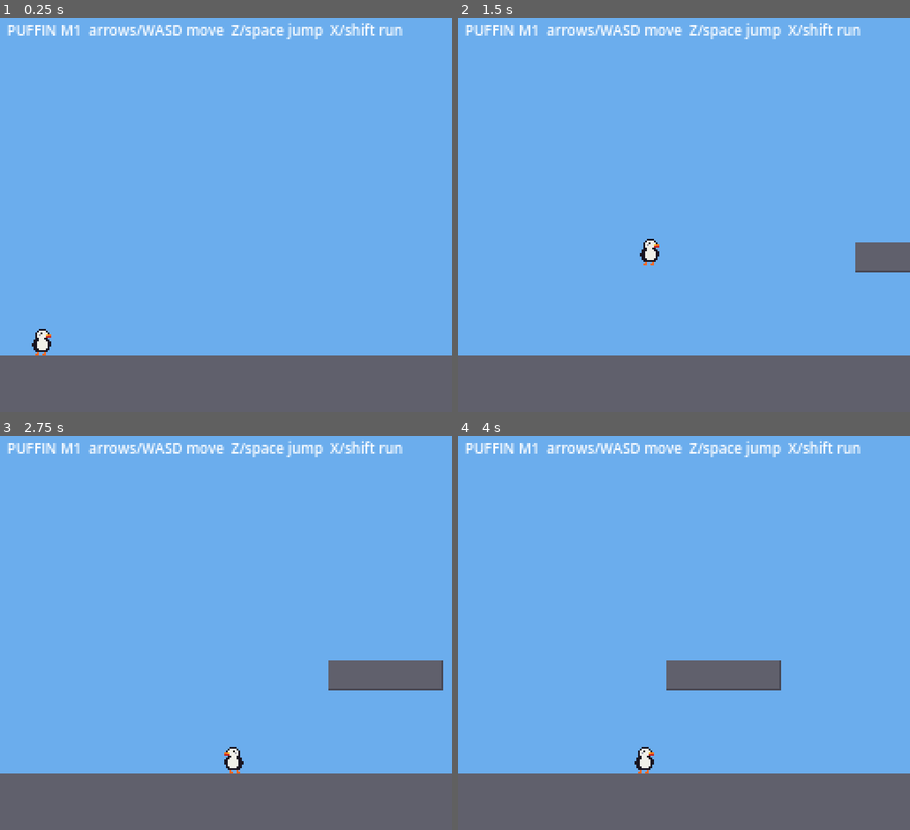
Above: before the commit, frames 1-4 (two rows, left to right).
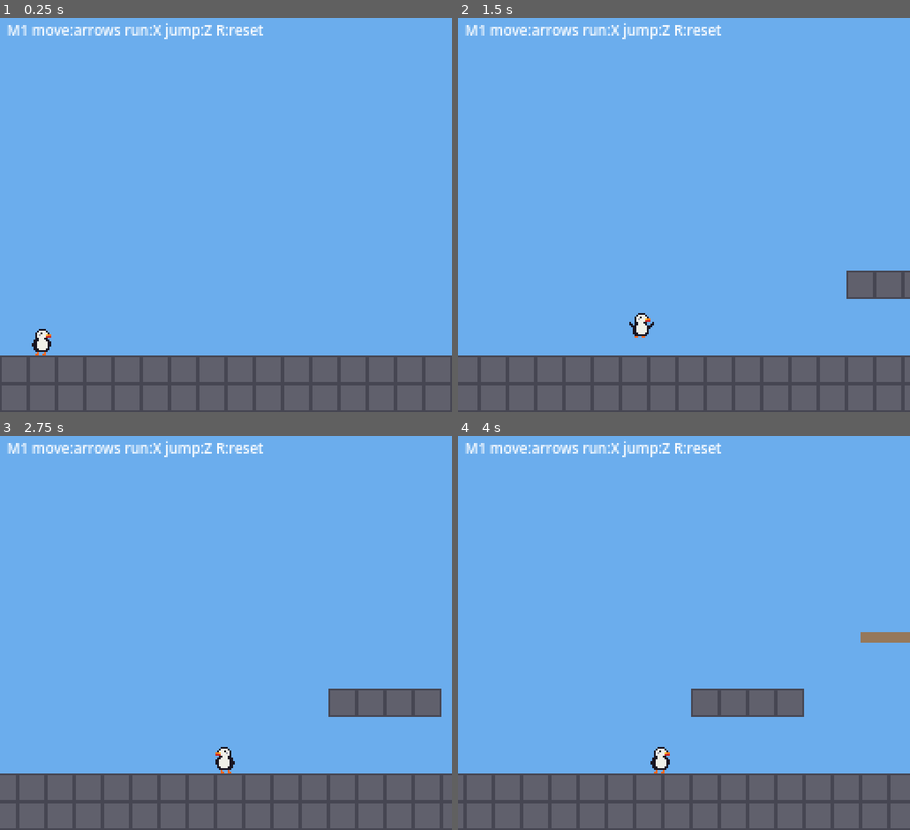
Above: after the commit, the same moments.

Repository: mikenev/puffin-platformer
Game: Godot game, scene res://scenes/main.tscn
Same seed, same stepped clock (60 frames per second), same inputs: the game is played once before the commit and once after it.
Inputs:
- Up to frame 1 (0.25 s): no input
- Up to frame 2 (1.5 s): tap Enter at 0.5 s; hold Shift (run) 0.53-1.28 s; hold Right (move_right) from 0.53 s (still down); tap Space (jump) at 0.77, 0.8, 1.07, 1.35 s
- Up to frame 3 (2.75 s): tap Space (jump) at 1.52, 1.82, 2.3 s; tap Shift (run) at 1.55 s; release Right (move_right) at 2.03 s; hold Left (move_left) from 2.03 s (still down); hold Shift (run) from 2.03 s (still down)
- Up to frame 4 (4 s): release Left (move_left) at 2.78 s; release Shift (run) at 2.78 s; hold Right (move_right) from 2.78 s (still down); tap Z at 2.85 s; tap Space (jump) at 3.02, 3.32 s; tap Shift (run) at 3.05 s; hold Space (jump) from 3.53 s (still down); tap X at 3.6 s

The runs differ from the first frame. In frame 1, 4.8% of the frame differs, in the area x 0-100%, y 1-100%; in frame 2, 7.0%; in frame 3, 8.6%; in frame 4, 9.0%.

Commit message:
M1: address QA findings (grid, buffered jump cut, map widths, reachability, respawn/reset, cleanup, skid visual)

Diff:
--- a/scripts/follow_camera.gd
+++ b/scripts/follow_camera.gd
@@ -3,14 +3,15 @@
 ## Smooth follow with horizontal look-ahead in the facing/moving direction, clamped to level limits.
 
 @export var target: Node2D
-@export var look_ahead := 40.0
+@export var look_ahead := 48.0   ## px of lead at full run speed
 @export var look_ahead_speed := 3.0
 @export var vertical_offset := -16.0
 var _ahead := 0.0
+const SMOOTHING_SPEED := 7.0
 
 func _ready() -> void:
 	position_smoothing_enabled = true
-	position_smoothing_speed = 7.0
+	position_smoothing_speed = SMOOTHING_SPEED
 	limit_smoothed = true
 
 func _physics_process(delta: float) -> void:
@@ -19,7 +20,7 @@
 	var want := 0.0
 	if target is Puffin:
 		var p := target as Puffin
-		want = look_ahead * p.facing * clampf(absf(p.velocity.x) / p.walk_speed, 0.0, 1.0)
+		want = look_ahead * p.facing * clampf(absf(p.velocity.x) / p.run_speed, 0.0, 1.0)
 	_ahead = lerpf(_ahead, want, clampf(look_ahead_speed * delta, 0.0, 1.0))
 	global_position = target.global_position + Vector2(_ahead, vertical_offset)
 
--- a/scripts/input_setup.gd
+++ b/scripts/input_setup.gd
@@ -8,6 +8,7 @@
 	"run": [KEY_SHIFT, KEY_X],
 	"restart": [KEY_R],
 }
+const DEADZONE := 0.25
 const PAD := {
 	"move_left": [JOY_BUTTON_DPAD_LEFT],
 	"move_right": [JOY_BUTTON_DPAD_RIGHT],
@@ -19,7 +20,7 @@
 func _ready() -> void:
 	for action in KEYS:
 		if not InputMap.has_action(action):
-			InputMap.add_action(action, 0.25)
+			InputMap.add_action(action, DEADZONE)
 		for k in KEYS[action]:
 			var ev := InputEventKey.new()
 			ev.physical_keycode = k
--- a/scripts/level.gd
+++ b/scripts/level.gd
@@ -4,28 +4,41 @@
 
 const TILE := 16
 const MAP := [
-	"................................................................................................................................................",
-	"................................................................................................................................................",
-	"................................................................................................................................................",
-	"................................................................................................................................................",
-	"......................................................................####.....................................................................",
-	"...............................................................................................................................................#",
-	"..........................===.........................####.............................#......................................................#",
-	"...................................................................................##..........................................................#",
-	"................####...........................######..........................###......................................................####...#",
-	".........................................####..............................####...........................................................#####..#",
-	"............................................................................................................................................######.#",
-	".P..........................######.....................................................................................................#######..#",
-	"#########################.....##########....##########.....######################.....##############################################################",
-	"#########################.....##########....##########.....######################.....##############################################################",
+	".....................................................................................................................................................#",
+	".....................................................................................................................................................#",
+	".....................................................................................................................................................#",
+	".....................................................................................................................................................#",
+	".....................................................................................................................................................#",
+	".........................................................................####........................................................................#",
+	".......................................................####.............................#............................................................#",
+	"......................===...........................................................##...............................................................#",
+	"................................................######.........................###.........................................................###########",
+	"................####.....................####...............................####..........................................................############",
+	".........................................................................................................................................#############",
+	".P...........................######.....................................................................................................##############",
+	"#########################.....##########....##########.....#######################.....###############################################################",
+	"#########################.....##########....##########.....#######################.....###############################################################",
 ]
 
 const COLORS := {"#": Color8(96, 96, 108), "=": Color8(150, 120, 90)}
+const GRID_COLOR := Color8(70, 70, 82)
+const ONE_WAY_THICKNESS := 6.0          ## visual and collision height of '=' platforms
+const DEFAULT_SPAWN_TILE := Vector2i(2, 10)
+const CAMERA_HEADROOM_TILES := 6        ## camera may scroll this many tiles above row 0
+const FALL_DEATH_MARGIN := 32.0         ## px below the level before the puffin respawns
+const HUD_TEXT := "M1 move:arrows run:X jump:Z R:reset"
+
 var level_size := Vector2.ZERO
+var _player: Puffin
 
 func _ready() -> void:
-	level_size = Vector2(MAP[0].length() * TILE, MAP.size() * TILE)
-	var spawn := Vector2(TILE * 2, TILE * 10)
+	var width := 0
+	for row: String in MAP:
+		width = maxi(width, row.length())
+	for i in MAP.size():
+		assert(MAP[i].length() == width, "MAP row %d is %d wide, expected %d" % [i, MAP[i].length(), width])
+	level_size = Vector2(width * TILE, MAP.size() * TILE)
+	var spawn := Vector2(DEFAULT_SPAWN_TILE * TILE)
 	for y in MAP.size():
 		var row: String = MAP[y]
 		var x := 0
@@ -40,19 +53,20 @@
 				_add_block(Rect2(start * TILE, y * TILE, (x - start) * TILE, TILE), c)
 				continue
 			x += 1
-	var player := Puffin.new()
-	player.name = "Puffin"
-	player.position = spawn
-	add_child(player)
+	_player = Puffin.new()
+	_player.name = "Puffin"
+	_player.position = spawn
+	add_child(_player)
 	var cam := FollowCamera.new()
-	cam.target = player
+	cam.target = _player
 	cam.limit_left = 0
-	cam.limit_top = -TILE * 6
+	cam.limit_top = -TILE * CAMERA_HEADROOM_TILES
 	cam.limit_right = int(level_size.x)
 	cam.limit_bottom = int(level_size.y)
 	add_child(cam)
 	cam.make_current()
-	player.died.connect(cam.snap_to_target)
+	_player.died.connect(cam.snap_to_target)
+	_player.reset.connect(cam.snap_to_target)
 	cam.snap_to_target()
 	_add_hud()
 
@@ -61,25 +75,36 @@
 	body.position = r.position + r.size / 2.0
 	var cs := CollisionShape2D.new()
 	var shape := RectangleShape2D.new()
-	shape.size = r.size if kind == "#" else Vector2(r.size.x, 4)
+	var vis_size := r.size if kind == "#" else Vector2(r.size.x, ONE_WAY_THICKNESS)
+	shape.size = vis_size
 	cs.shape = shape
 	if kind == "=":
 		cs.one_way_collision = true
-		cs.position.y = -r.size.y / 2.0 + 2
+		cs.position.y = -r.size.y / 2.0 + ONE_WAY_THICKNESS / 2.0
 	body.add_child(cs)
 	var vis := ColorRect.new()
 	vis.color = COLORS[kind]
-	vis.size = r.size if kind == "#" else Vector2(r.size.x, 6)
+	vis.size = vis_size
 	vis.position = -r.size / 2.0
 	body.add_child(vis)
+	if kind == "#":
+		# Tile grid drawn above the block fill so each tile stays readable.
+		var grid := TileGrid.new()
+		grid.size = r.size
+		grid.position = -r.size / 2.0
+		grid.color = GRID_COLOR
+		grid.tile = TILE
+		body.add_child(grid)
 	add_child(body)
 
-func _draw() -> void:
-	# Tile grid lines on solid ground for readability.
-	for y in MAP.size():
-		for x in MAP[y].length():
-			if MAP[y][x] == "#":
-				draw_rect(Rect2(x * TILE, y * TILE, TILE, TILE), Color8(70, 70, 82), false, 1.0)
+class TileGrid extends Node2D:
+	var size := Vector2.ZERO
+	var color := Color.BLACK
+	var tile := 16
+	func _draw() -> void:
+		for x in int(size.x / tile):
+			for y in int(size.y / tile):
+				draw_rect(Rect2(x * tile + 0.5, y * tile + 0.5, tile - 1, tile - 1), color, false, 1.0)
 
 func _add_hud() -> void:
 	var layer := CanvasLayer.new()
@@ -87,11 +112,12 @@
 	label.name = "Hud"
 	label.position = Vector2(4, 2)
 	label.add_theme_font_size_override("font_size", 8)
-	label.text = "PUFFIN M1  arrows/WASD move  Z/space jump  X/shift run"
+	label.text = HUD_TEXT
 	layer.add_child(label)
 	add_child(layer)
 
 func _physics_process(_delta: float) -> void:
-	var p: Puffin = $Puffin
-	if p.global_position.y > level_size.y + 32 or Input.is_action_just_pressed("restart"):
-		p.respawn()
+	if Input.is_action_just_pressed("restart"):
+		_player.respawn(false)
+	elif _player.global_position.y > level_size.y + FALL_DEATH_MARGIN:
+		_player.respawn(true)
--- a/scripts/player.gd
+++ b/scripts/player.gd
@@ -3,7 +3,8 @@
 ## Puffin player controller: SMB-style momentum, variable jump, coyote time, jump buffer.
 ## Units: pixels and seconds. All tuning values are exported.
 
-signal died
+signal died   ## fell out of the level
+signal reset  ## player pressed restart
 
 @export_group("Run")
 @export var walk_speed := 90.0
@@ -23,7 +24,8 @@
 @export var coyote_time := 0.09
 @export var jump_buffer_time := 0.11
 
-## Future power-ups (colored fish) hook in here. Abilities may override movement per state.
+## Hook for the colored-fish power-ups (later milestones): each fish sets `power`,
+## and movement code will branch on it (e.g. DIVE underwater, GLIDE slow fall). Unused in M1.
 enum Power { NONE, DIVE, GLIDE }
 var power: Power = Power.NONE
 
@@ -32,20 +34,45 @@
 var _buffer := 0.0
 var _jumping := false
 var spawn_point := Vector2.ZERO
-@onready var sprite: AnimatedSprite2D = AnimatedSprite2D.new()
+var _jump_cut_pending := false
+var sprite := AnimatedSprite2D.new()
+var _dust: CPUParticles2D
+
+const HITBOX_SIZE := Vector2(10, 13)
+const HITBOX_OFFSET := Vector2(0, 1.5)
+const SPRITE_OFFSET := Vector2(1, 0)
+const FLOOR_SNAP := 4.0
+const OVERSPEED_DECEL_FACTOR := 0.5   ## fraction of ground_decel used when above top speed
+const RUN_ANIM_MIN_SPEED := 5.0
+const RUN_ANIM_SCALE := Vector2(0.6, 2.0)
+const SKID_MIN_SPEED := 40.0
 
 func _ready() -> void:
 	var shape := CollisionShape2D.new()
 	var rect := RectangleShape2D.new()
-	rect.size = Vector2(10, 13)
+	rect.size = HITBOX_SIZE
 	shape.shape = rect
-	shape.position = Vector2(0, 1.5)
+	shape.position = HITBOX_OFFSET
 	add_child(shape)
 	sprite.sprite_frames = PuffinSprite.build()
-	sprite.position = Vector2(1, 0)
+	sprite.position = SPRITE_OFFSET
 	add_child(sprite)
 	sprite.play("idle")
-	floor_snap_length = 4.0
+	_dust = CPUParticles2D.new()
+	_dust.position = Vector2(0, HITBOX_OFFSET.y + HITBOX_SIZE.y / 2.0)
+	_dust.emitting = false
+	_dust.amount = 6
+	_dust.lifetime = 0.3
+	_dust.direction = Vector2(0, -1)
+	_dust.spread = 60.0
+	_dust.gravity = Vector2.ZERO
+	_dust.initial_velocity_min = 10.0
+	_dust.initial_velocity_max = 25.0
+	_dust.scale_amount_min = 1.0
+	_dust.scale_amount_max = 2.0
+	_dust.color = Color8(200, 200, 190)
+	add_child(_dust)
+	floor_snap_length = FLOOR_SNAP
 	spawn_point = global_position
 
 func _physics_process(delta: float) -> void:
@@ -58,20 +85,20 @@
 	move_and_slide()
 	if is_on_ceiling() and velocity.y < 0:
 		velocity.y = 0
-	_update_animation(dir)
+	_update_animation()
 
 func _update_horizontal(dir: float, running: bool, delta: float) -> void:
 	var top := run_speed if running else walk_speed
 	var on_floor := is_on_floor()
 	if dir != 0.0:
-		facing = signi(int(sign(dir)))
+		facing = 1 if dir > 0.0 else -1
 		var target := dir * top
 		var accel := ground_accel if on_floor else air_accel
-		if on_floor and sign(velocity.x) != 0 and sign(velocity.x) != sign(dir):
+		if on_floor and signf(velocity.x) != 0.0 and signf(velocity.x) != signf(dir):
 			accel = skid_decel
 		# Above top speed (released run): bleed off gently instead of snapping.
-		if absf(velocity.x) > top and sign(velocity.x) == sign(dir):
-			accel = ground_decel * 0.5 if on_floor else 0.0
+		if absf(velocity.x) > top and signf(velocity.x) == signf(dir):
+			accel = ground_decel * OVERSPEED_DECEL_FACTOR if on_floor else 0.0
 		velocity.x = move_toward(velocity.x, target, accel * delta)
 	else:
 		velocity.x = move_toward(velocity.x, 0.0, (ground_decel if on_floor else air_decel) * delta)
@@ -94,8 +121,12 @@
 		_jumping = true
 		_buffer = 0.0
 		_coyote = 0.0
+		# Buffered jump whose button was already released: cut it right away (short hop).
+		_jump_cut_pending = not Input.is_action_pressed("jump")
 	# Variable height: releasing jump while rising cuts upward velocity.
-	if _jumping and Input.is_action_just_released("jump") and velocity.y < 0.0:
+	var cut := _jump_cut_pending or Input.is_action_just_released("jump")
+	_jump_cut_pending = false
+	if _jumping and cut and velocity.y < 0.0:
 		velocity.y *= jump_cut_multiplier
 		_jumping = false
 
@@ -107,17 +138,38 @@
 		g = gravity_rise
 	velocity.y = minf(velocity.y + g * delta, max_fall_speed)
 
-func _update_animation(dir: float) -> void:
+func is_skidding() -> bool:
+	var dir := Input.get_axis("move_left", "move_right")
+	return is_on_floor() and absf(velocity.x) > SKID_MIN_SPEED and dir != 0.0 \
+		and signf(dir) != signf(velocity.x)
+
+func _update_animation() -> void:
+	var skid := is_skidding()
+	_dust.emitting = skid
+	# Skid pose: face against the motion (toward input), like SMB's skid turn.
 	sprite.flip_h = facing < 0
 	if not is_on_floor():
+		sprite.speed_scale = 1.0
 		sprite.play("jump" if velocity.y < 0 else "fall")
-	elif absf(velocity.x) > 5.0:
+	elif skid:
+		sprite.speed_scale = 1.0
+		sprite.play("skid")
+	elif absf(velocity.x) > RUN_ANIM_MIN_SPEED:
 		sprite.play("run")
-		sprite.speed_scale = clampf(absf(velocity.x) / walk_speed, 0.6, 2.0)
+		sprite.speed_scale = clampf(absf(velocity.x) / walk_speed, RUN_ANIM_SCALE.x, RUN_ANIM_SCALE.y)
 	else:
+		sprite.speed_scale = 1.0
 		sprite.play("idle")
 
-func respawn() -> void:
+## Returns the puffin to spawn. `fell` = true for a pit death (emits `died`), false for an R reset.
+func respawn(fell: bool = true) -> void:
 	global_position = spawn_point
 	velocity = Vector2.ZERO
-	died.emit()
+	_jumping = false
+	_jump_cut_pending = false
+	_buffer = 0.0
+	_coyote = 0.0
+	if fell:
+		died.emit()
+	else:
+		reset.emit()
--- a/scripts/puffin_sprite.gd
+++ b/scripts/puffin_sprite.gd
@@ -86,6 +86,25 @@
 	"................",
 ]
 
+const SKID := [
+	"................",
+	"......KKKK......",
+	".....KWWWWK.....",
+	"....KWWEWWWK....",
+	"....KWGWWWYOO...",
+	"....KWWWWWRRR...",
+	"....KKWWWKK.....",
+	"...KKKWWWWKK....",
+	"..KKWWWWWWKK....",
+	"..KKWWWWWWKK....",
+	"..KKWWWWWWKK....",
+	"..KKWWWWWWK.....",
+	"..KKKWWWWKK.....",
+	"..KKKKKKKK......",
+	".FF....F........",
+	"FF.....FF.......",
+]
+
 static func _tex(rows: Array) -> ImageTexture:
 	var img := Image.create(16, 16, false, Image.FORMAT_RGBA8)
 	for y in 16:
@@ -96,7 +115,7 @@
 static func build() -> SpriteFrames:
 	var sf := SpriteFrames.new()
 	sf.remove_animation("default")
-	for anim in [["idle", [IDLE], 1.0], ["run", [RUN1, IDLE, RUN2, IDLE], 12.0], ["jump", [JUMP], 1.0], ["fall", [IDLE], 1.0]]:
+	for anim in [["idle", [IDLE], 1.0], ["run", [RUN1, IDLE, RUN2, IDLE], 12.0], ["jump", [JUMP], 1.0], ["fall", [IDLE], 1.0], ["skid", [SKID], 1.0]]:
 		sf.add_animation(anim[0])
 		sf.set_animation_speed(anim[0], anim[2])
 		for f in anim[1]:
Not shown, added: build/.gdignore
Not shown, changed: .gitignore
